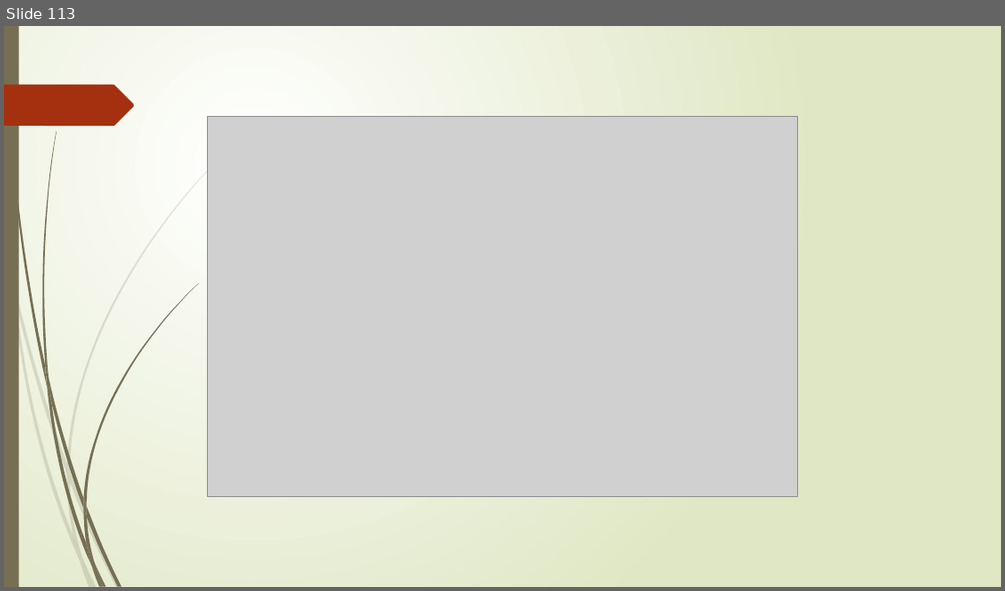
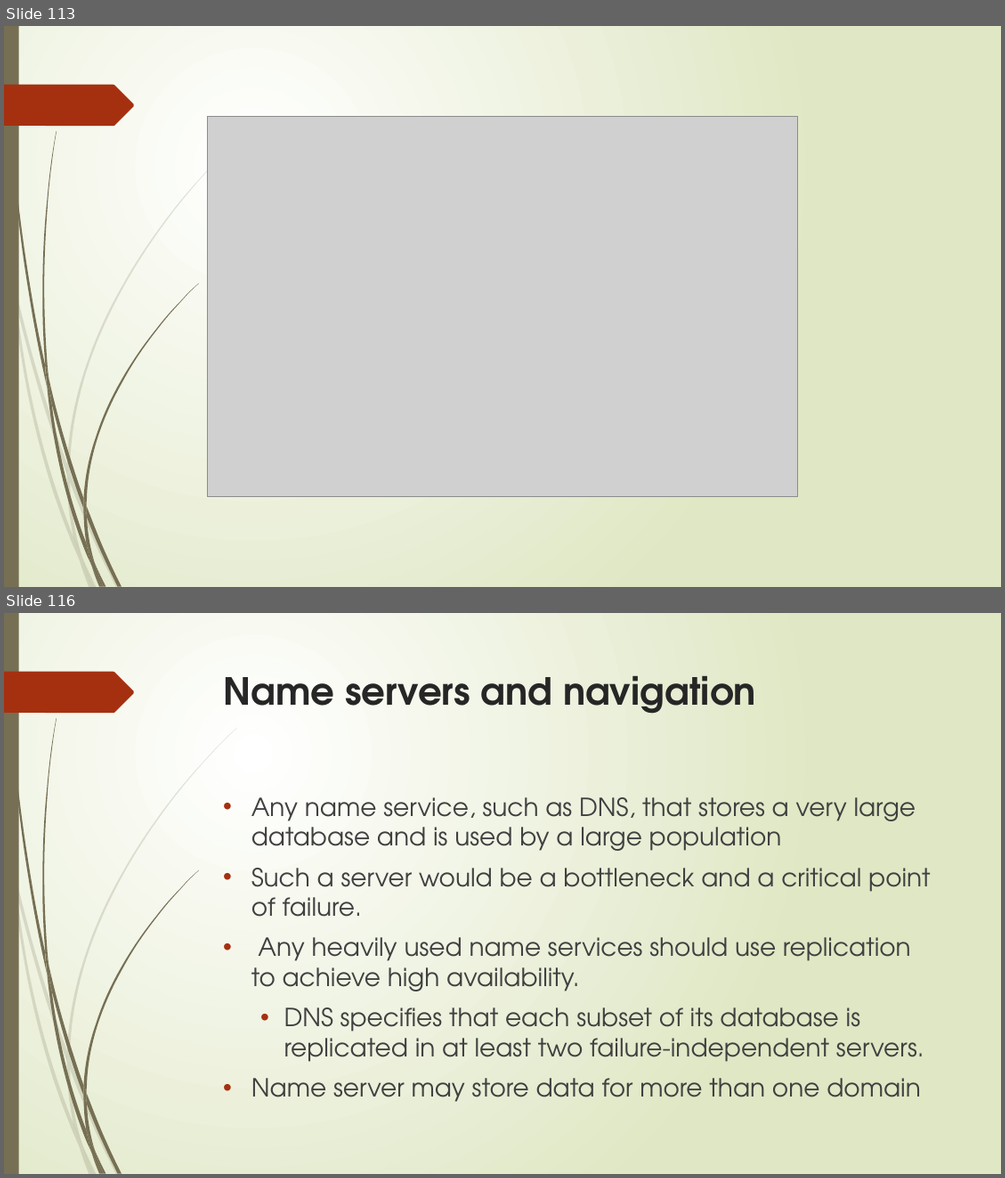
Before and after one commit to sanjayshimoga/nmit-distributed_systems, a slide deck: DISTRIBUTED FILE SYSTEMS.pptx. Shown one above the other, each under a label of ours: slide 113 before the commit, slides 113 and 116 after it; the slides between them are not shown. The pictures are 1005x591 and 1005x1178 pixels, drawn with LibreOffice and Linux fonts; fonts in the diff are those of the drawing; grey boxes stand for pictures. Boxes give left, top, right and bottom in pixels: in the first picture for what was removed or moved away, otherwise in the second. Text is boxed around its words. In the diff, an @@ line names an element or a change of style, - is before the commit and + after.

```diff
--- a/DISTRIBUTED FILE SYSTEMS.pptx
+++ b/DISTRIBUTED FILE SYSTEMS.pptx
@@ slide 116 added at [4, 613, 1001, 1174], background gradient #FFFFFF to #DFE8C4; not listed: 24 template elements that a slide beside it also shows @@
@@ title added at [224, 675, 756, 714], 36 pt, text #262626, bold @@
+Name servers and navigation
@@ text added at [251, 797, 930, 1102], 24 pt, text #404040 @@
+• Any name service, such as DNS, that stores a very large database and is used by a large population
+• Such a server would be a bottleneck and a critical point of failure.
+• Any heavily used name services should use replication to achieve high availability.
+  • DNS specifies that each subset of its database is replicated in at least two failure-independent servers.
+• Name server may store data for more than one domain
```
Also in this commit, not shown: 12 other slides added, 2 other files.
